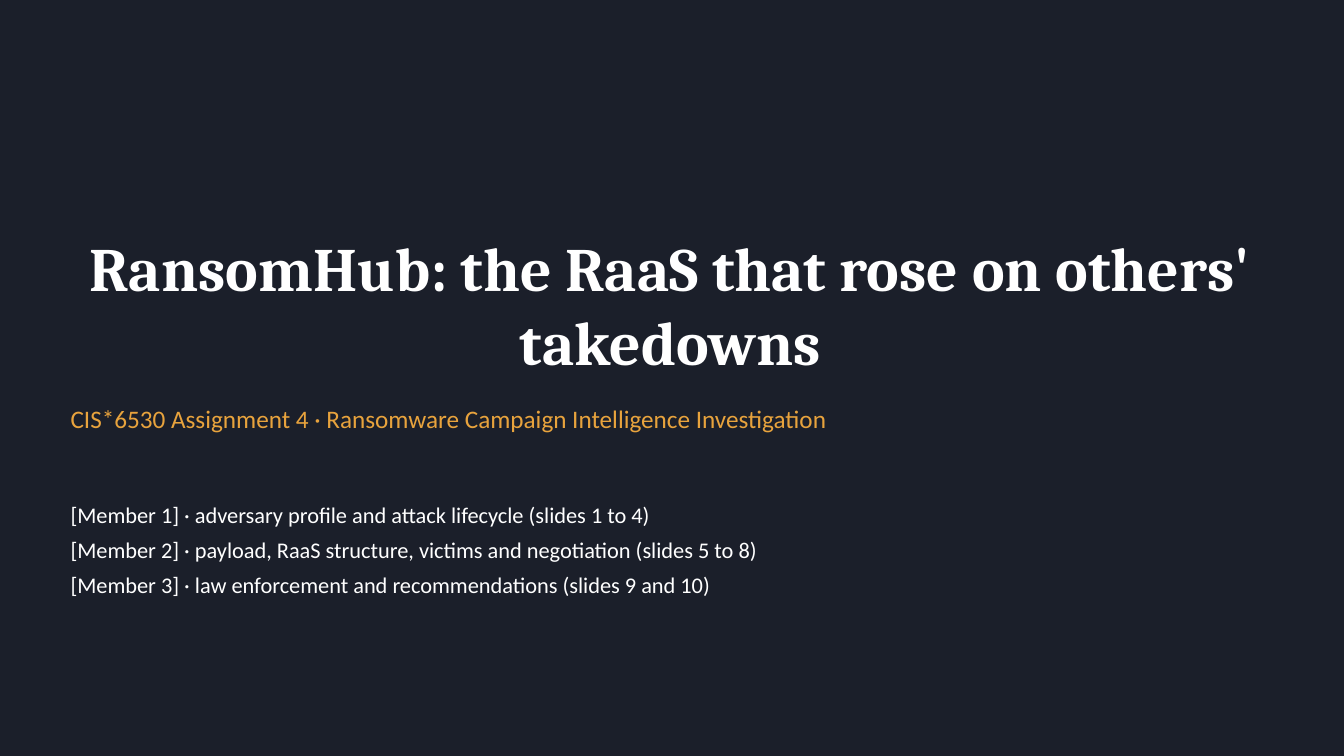
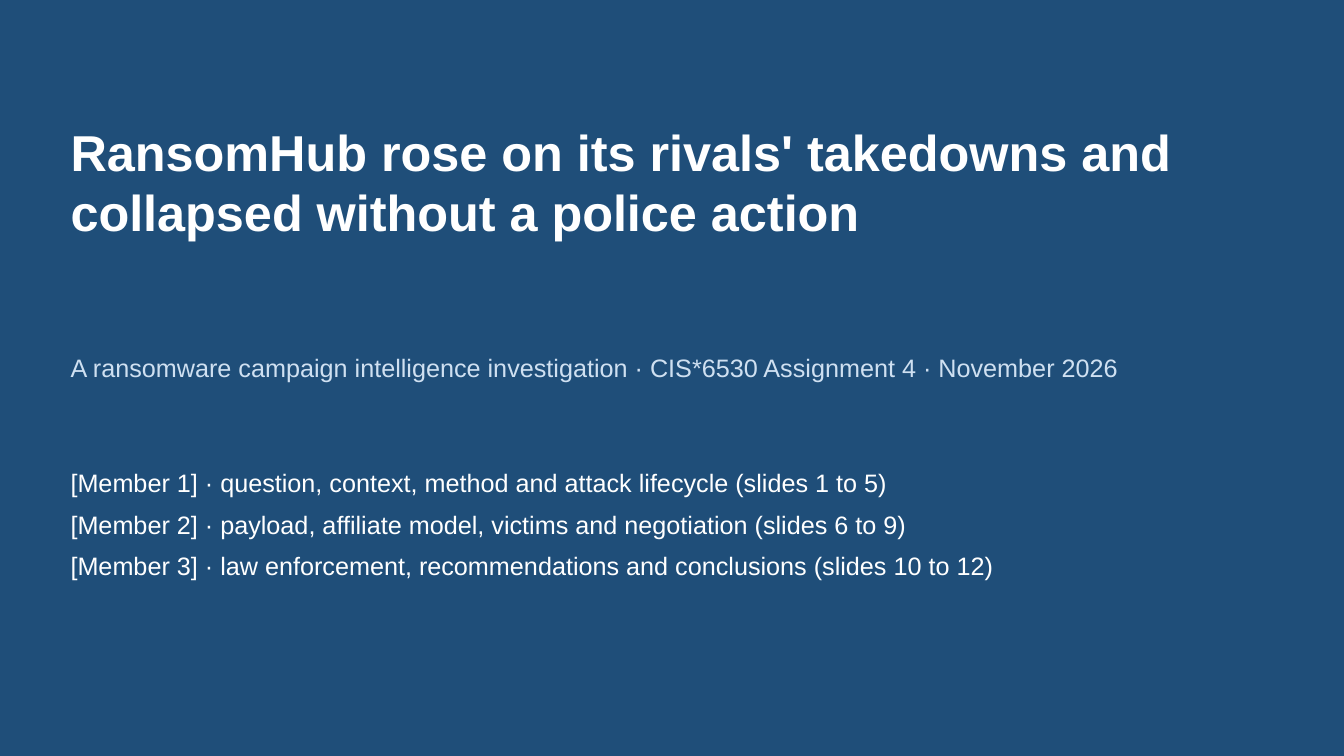
Before and after one commit to campofo/mbb, a slide deck: slide 1 of assignment4/presentation/A4_RansomHub_Presentation.pptx. Drawn at 1344x756 pixels with LibreOffice and Linux fonts; fonts in the diff are those of the drawing. Boxes give left, top, right and bottom in pixels: in the first picture for what was removed or moved away, otherwise in the second. Text is boxed around its words. In the diff, an @@ line names an element or a change of style, - is before the commit and + after.

```diff
--- a/assignment4/presentation/A4_RansomHub_Presentation.pptx
+++ b/assignment4/presentation/A4_RansomHub_Presentation.pptx
@@ background #1B1F2A to #1F4E79 @@
@@ text at (71, 134, 1171, 241): text changed; size 44 to 36 pt; font Cambria to Arial @@
-RansomHub: the RaaS that rose on others' takedowns
+RansomHub rose on its rivals' takedowns and collapsed without a police action
@@ text "RansomHub rose on its rivals' ..." at (71, 134, 1171, 241): vertical alignment bottom to top @@
@@ text at (71, 358, 1118, 383): text changed; font Calibri to Arial; text colour #E8A33D to #CFE0F1 @@
-CIS*6530 Assignment 4 · Ransomware Campaign Intelligence Investigation
+A ransomware campaign intelligence investigation · CIS*6530 Assignment 4 · November 2026
@@ text at (71, 473, 993, 581): text changed; size 16 to 18 pt; font Calibri to Arial @@
-[Member 1] · adversary profile and attack lifecycle (slides 1 to 4)
-[Member 2] · payload, RaaS structure, victims and negotiation (slides 5 to 8)
-[Member 3] · law enforcement and recommendations (slides 9 and 10)
+[Member 1] · question, context, method and attack lifecycle (slides 1 to 5)
+[Member 2] · payload, affiliate model, victims and negotiation (slides 6 to 9)
+[Member 3] · law enforcement, recommendations and conclusions (slides 10 to 12)
```
Also in this commit, not shown: 2 other slides changed, 12 slides added, 7 slides removed, 4 other files.
